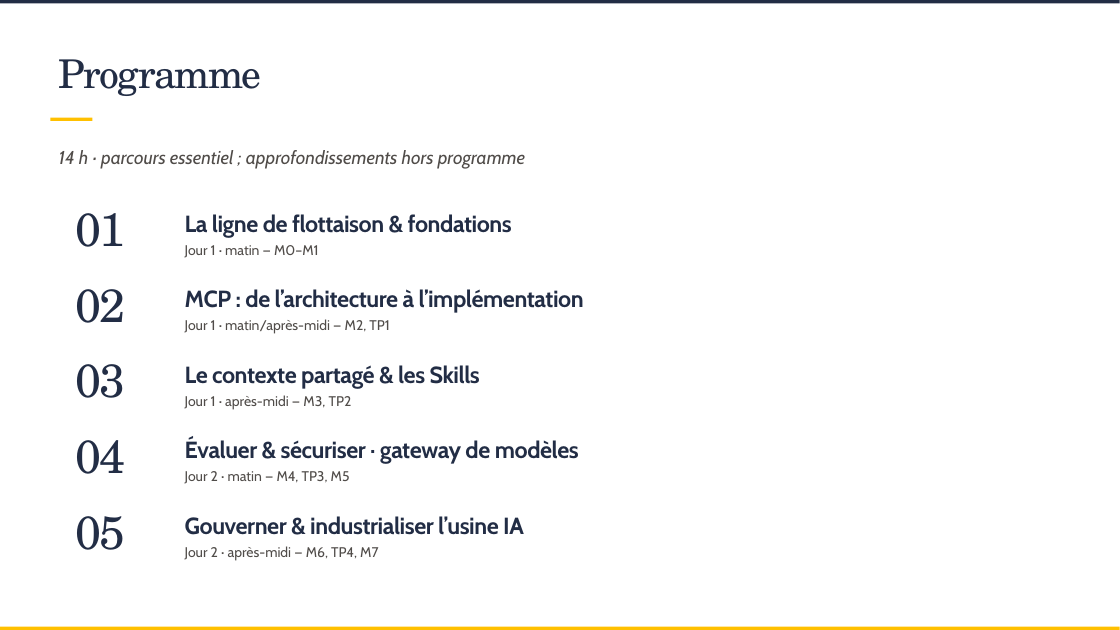
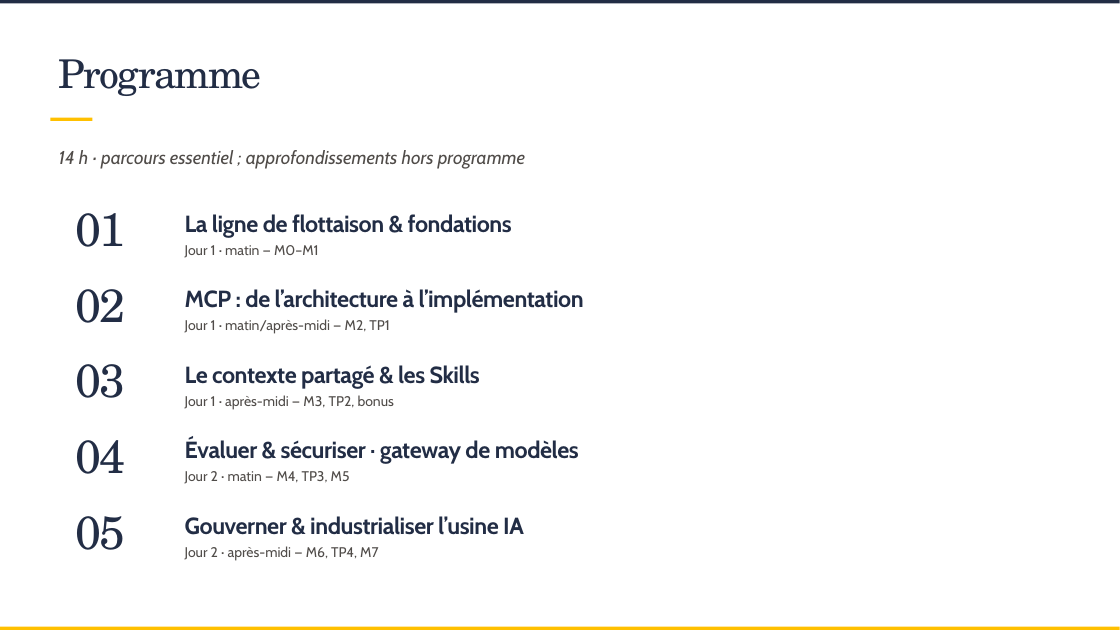
Before and after one commit to SCIAM-FR/formation-ia, a slide deck: slide 2 of slides/Support_formation_SCIAM.pptx. Drawn at 1120x630 pixels with LibreOffice and Linux fonts; fonts in the diff are those of the drawing; background and template pictures are left out. Boxes give left, top, right and bottom in pixels: in the first picture for what was removed or moved away, otherwise in the second. Text is boxed around its words. In the diff, an @@ line names an element or a change of style, - is before the commit and + after.

```diff
--- a/slides/Support_formation_SCIAM.pptx
+++ b/slides/Support_formation_SCIAM.pptx
@@ text at (185, 395, 394, 410): text changed @@
-Jour 1 · après-midi — M3, TP2
+Jour 1 · après-midi — M3, TP2, bonus
```
Also in this commit, not shown: 21 other slides changed, 18 slides added, 26 other files.
